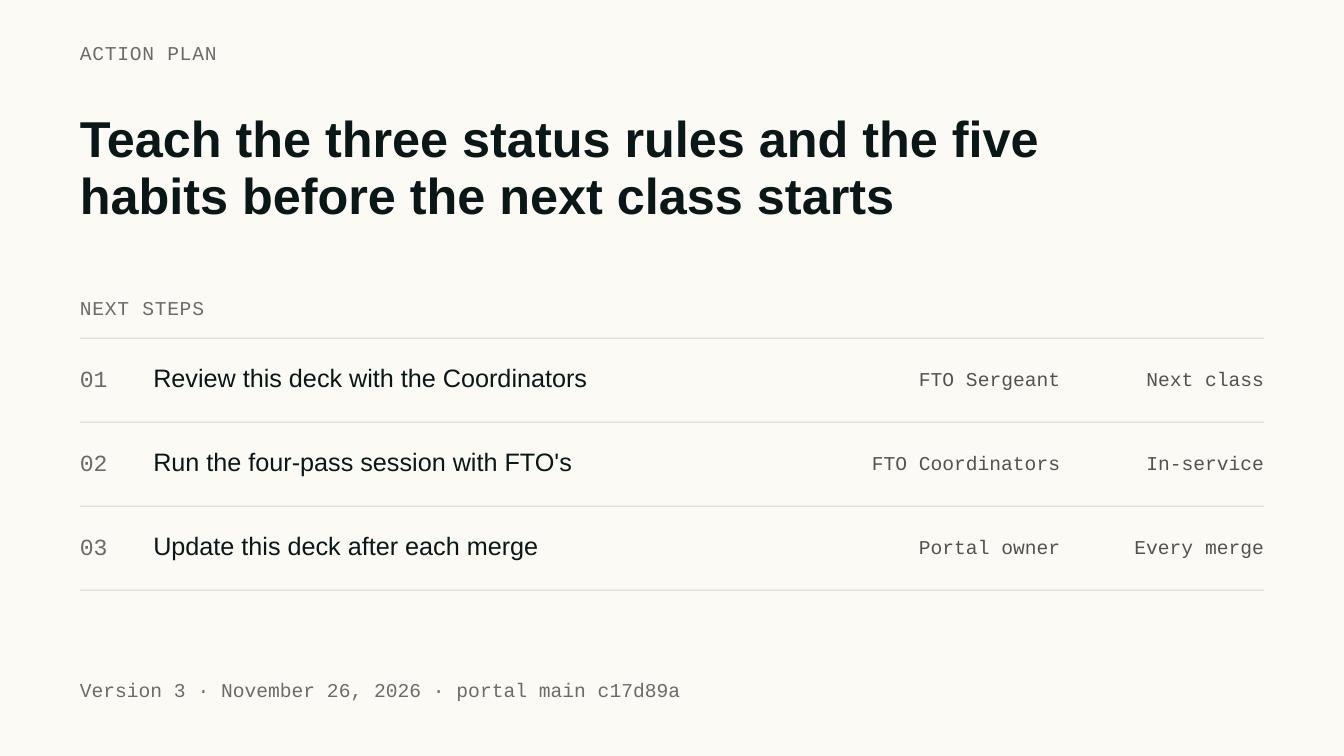
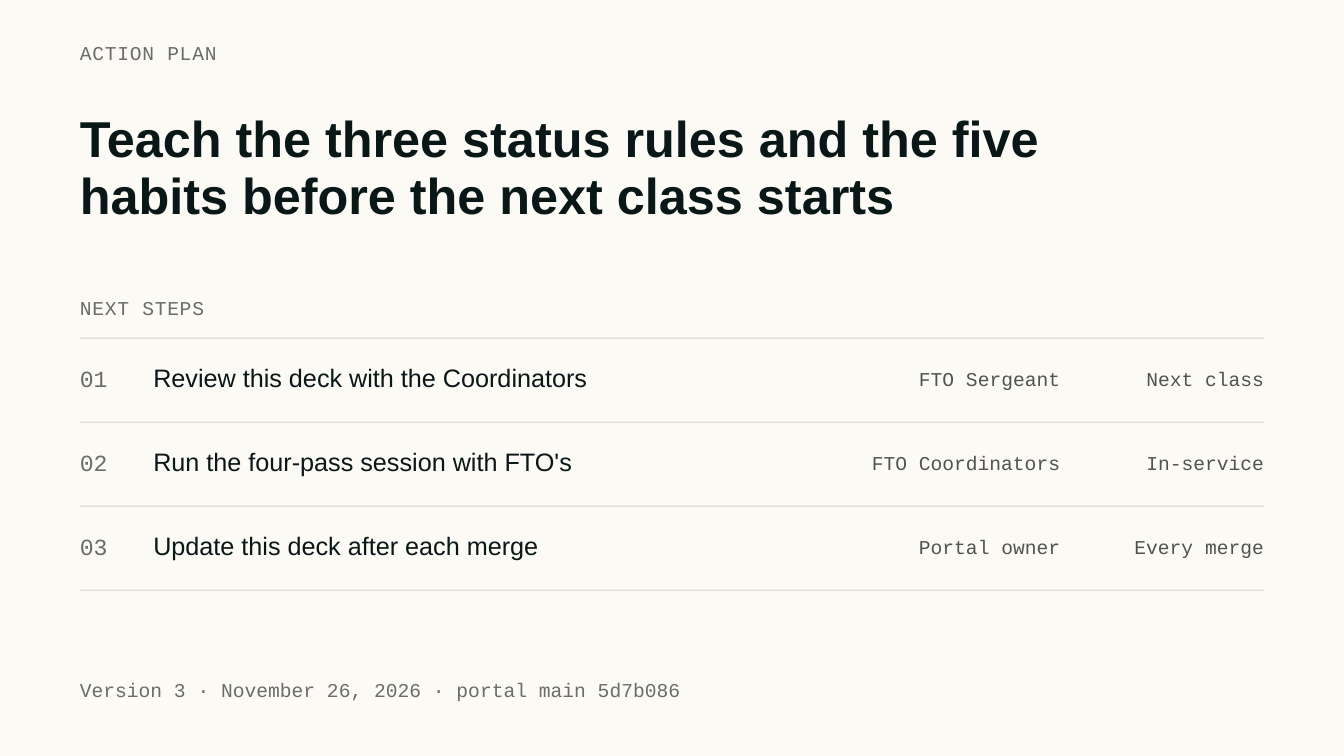
Before and after one commit to fitfo2019-dev/CPD-FTO-PORTAL, a slide deck: slide 24 of docs/training/FTO-Portal-Training-Deck.pptx. Drawn at 1344x756 pixels with LibreOffice and Linux fonts; fonts in the diff are those of the drawing. Boxes give left, top, right and bottom in pixels: in the first picture for what was removed or moved away, otherwise in the second. Text is boxed around its words. In the diff, an @@ line names an element or a change of style, - is before the commit and + after.

```diff
--- a/docs/training/FTO-Portal-Training-Deck.pptx
+++ b/docs/training/FTO-Portal-Training-Deck.pptx
@@ text at box(80, 683, 680, 701): text changed @@
-Version 3 · November 26, 2026 · portal main c17d89a
+Version 3 · November 26, 2026 · portal main 5d7b086
```
Also in this commit, not shown: 2 other slides changed, 1 other file.
